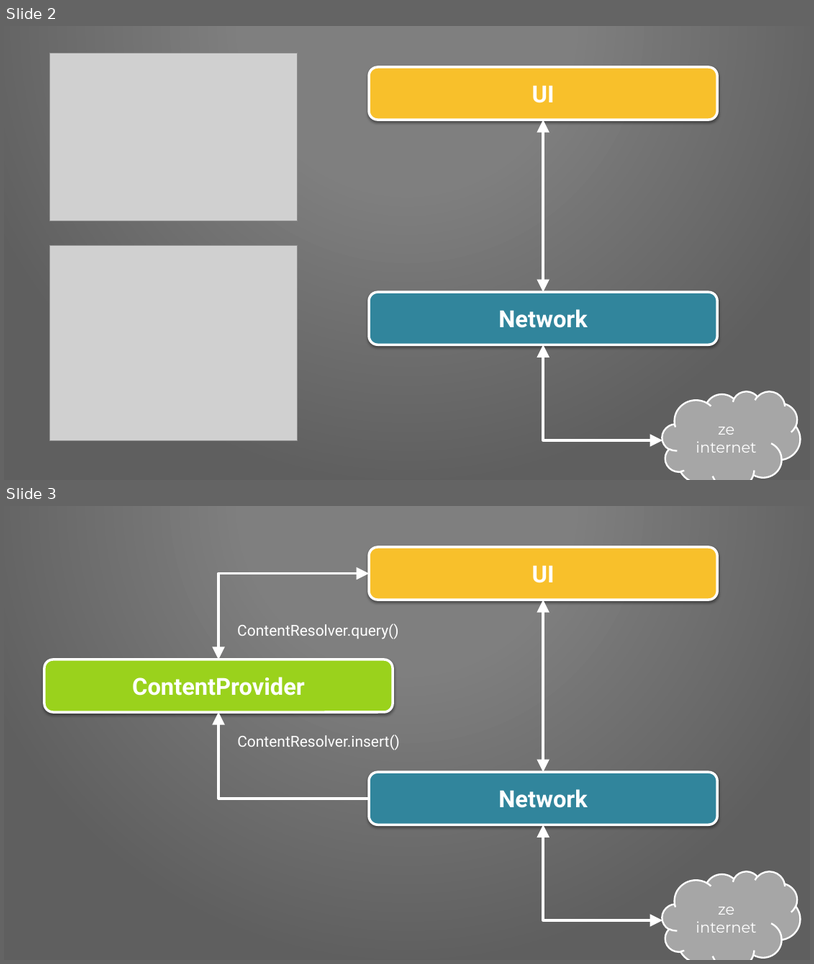
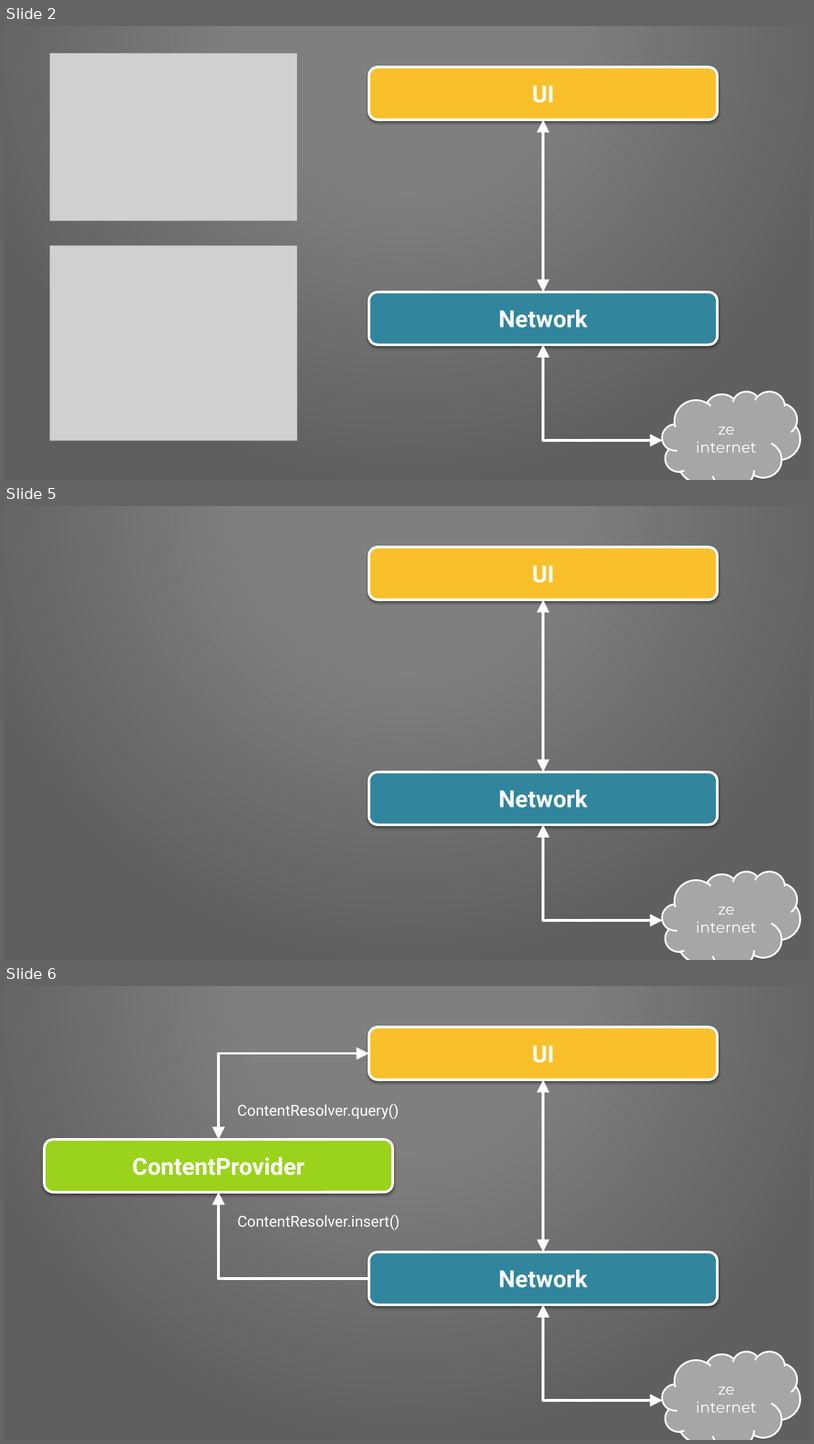
Before and after one commit to Pixplicity/sync-demo, a slide deck: I've been doing some syncing.pptx. Shown one above the other, each under a label of ours: slides 2 and 3 before the commit, slides 2, 5 and 6 after it; the slides between them are not shown. The pictures are 814x964 and 814x1444 pixels, drawn with LibreOffice and Linux fonts; fonts in the diff are those of the drawing; grey boxes stand for pictures; background and template pictures are left out. Boxes give left, top, right and bottom in pixels: in the first picture for what was removed or moved away, otherwise in the second. Text is boxed around its words. In the diff, an @@ line names an element or a change of style, - is before the commit and + after.

```diff
--- a/I've been doing some syncing.pptx
+++ b/I've been doing some syncing.pptx
@@ slide 5 added at (4, 506, 810, 960), background picture (left out); not listed: 1 template element that a slide beside it also shows @@
@@ rounded rectangle added at (369, 547, 718, 600), fill #F8C02B, outline #FFFFFF 3 pt, 28 pt, text #FFFFFF, bold @@
+UI
@@ double arrow added from (543, 600) to (543, 772), #FFFFFF 3 pt @@
@@ rounded rectangle added at (369, 772, 718, 825), fill #31859C, outline #FFFFFF 3 pt, 28 pt, text #FFFFFF, bold @@
+Network
@@ elbow double arrow added from (543, 825) to (663, 921), #FFFFFF 3 pt @@
@@ cloud added at (663, 871, 801, 960), fill #A6A6A6, outline #FFFFFF 2 pt, 18 pt, text #FFFFFF @@
+ze internet
@@ what was slide 3 is now slide 6 @@
```
Also in this commit, not shown: 1 slide changed, 3 other slides added.
